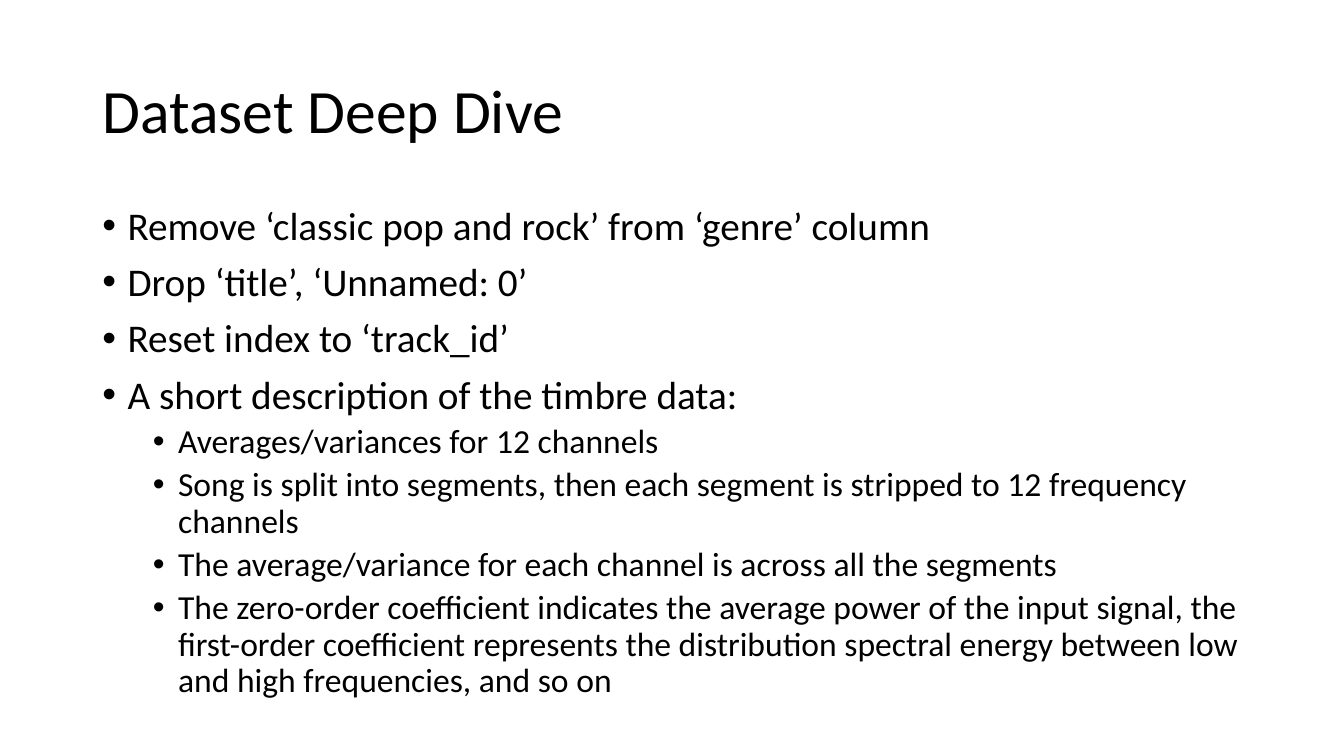
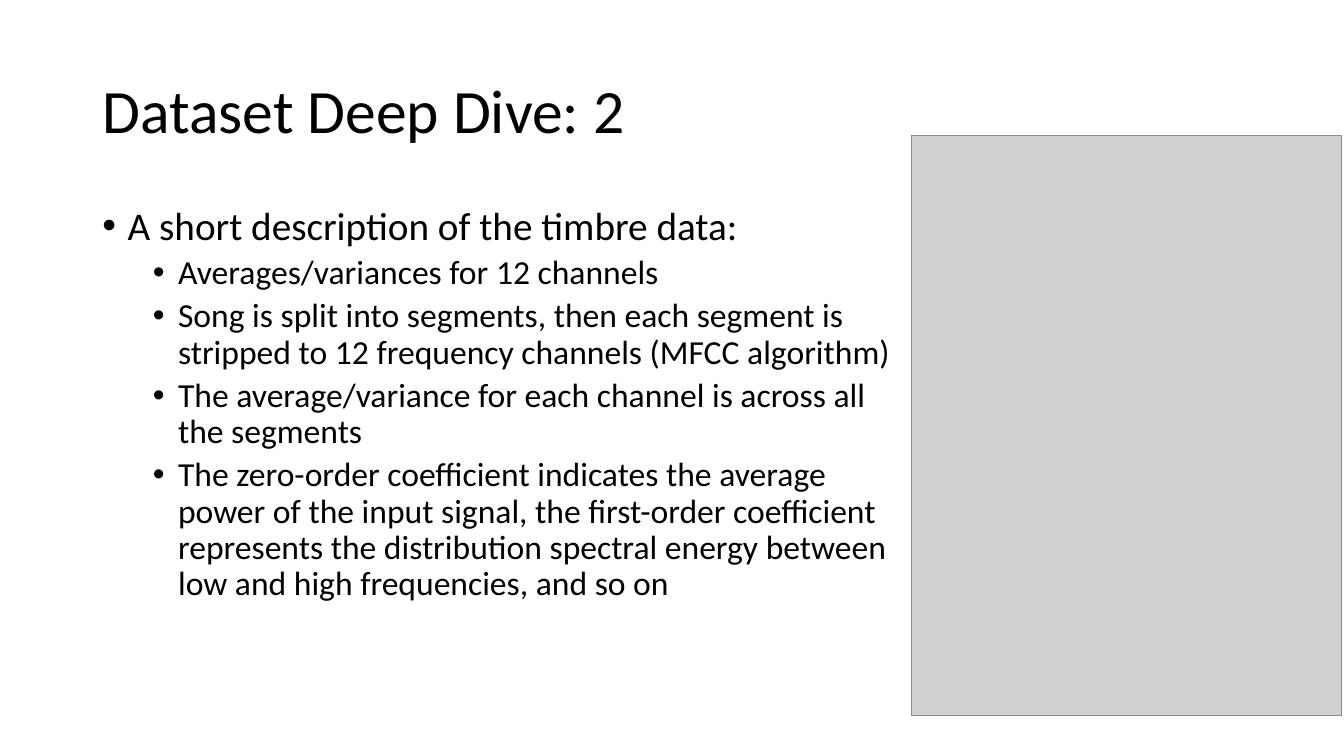
Before and after one commit to hmdev649/dsc-mod-3-project-seattle-ds-012720, a slide deck: slide 6 of reports/song-classifier.pptx (slide 5 before the commit). Drawn at 1344x756 pixels with LibreOffice and Linux fonts; fonts in the diff are those of the drawing; grey boxes stand for pictures. Boxes give left, top, right and bottom in pixels: in the first picture for what was removed or moved away, otherwise in the second. Text is boxed around its words. In the diff, an @@ line names an element or a change of style, - is before the commit and + after.

Commit message:
updated vis, ppt

```diff
--- a/reports/song-classifier.pptx
+++ b/reports/song-classifier.pptx
@@ title at (102, 90, 624, 143): text changed @@
-Dataset Deep Dive
+Dataset Deep Dive: 2
@@ picture added at (911, 136, 1342, 716) @@
@@ text at (128, 212, 930, 358): paragraphs removed @@
-• Remove ‘classic pop and rock’ from ‘genre’ column
-• Drop ‘title’, ‘Unnamed: 0’
-• Reset index to ‘track_id’
@@ text at (178, 303, 889, 370): text changed @@
-  • Song is split into segments, then each segment is stripped to 12 frequency channels
+  • Song is split into segments, then each segment is stripped to 12 frequency channels (MFCC algorithm)
```
Also in this commit, not shown: 3 other slides changed, 1 slide added, 5 other files.
